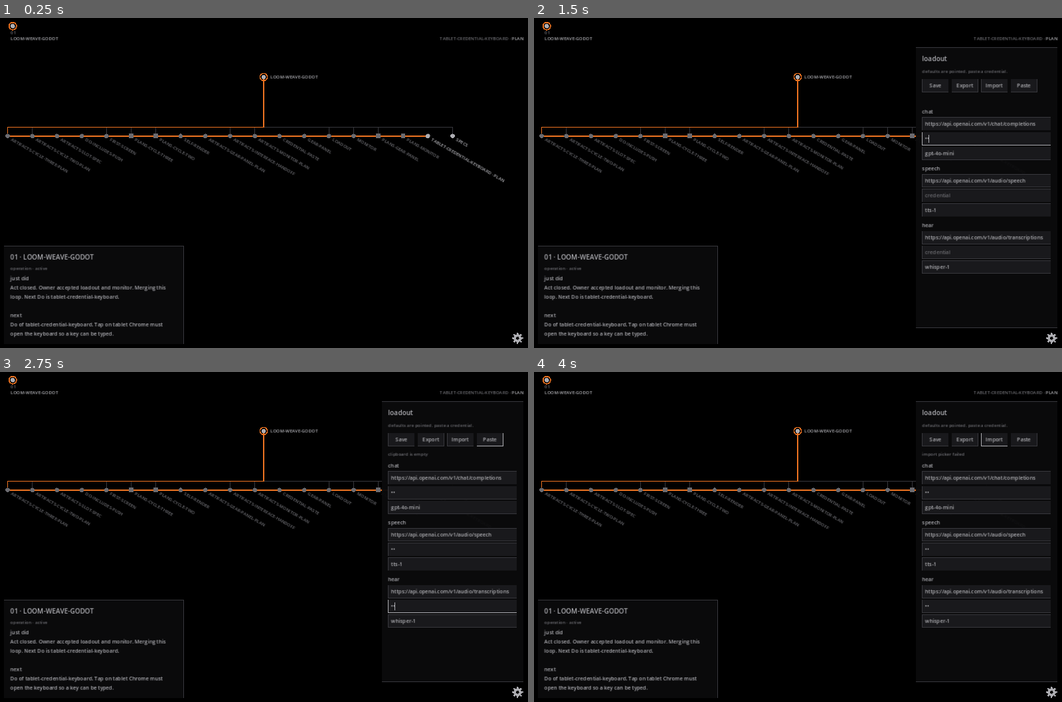
Above: before the commit, frames 1-4 (two rows, left to right).
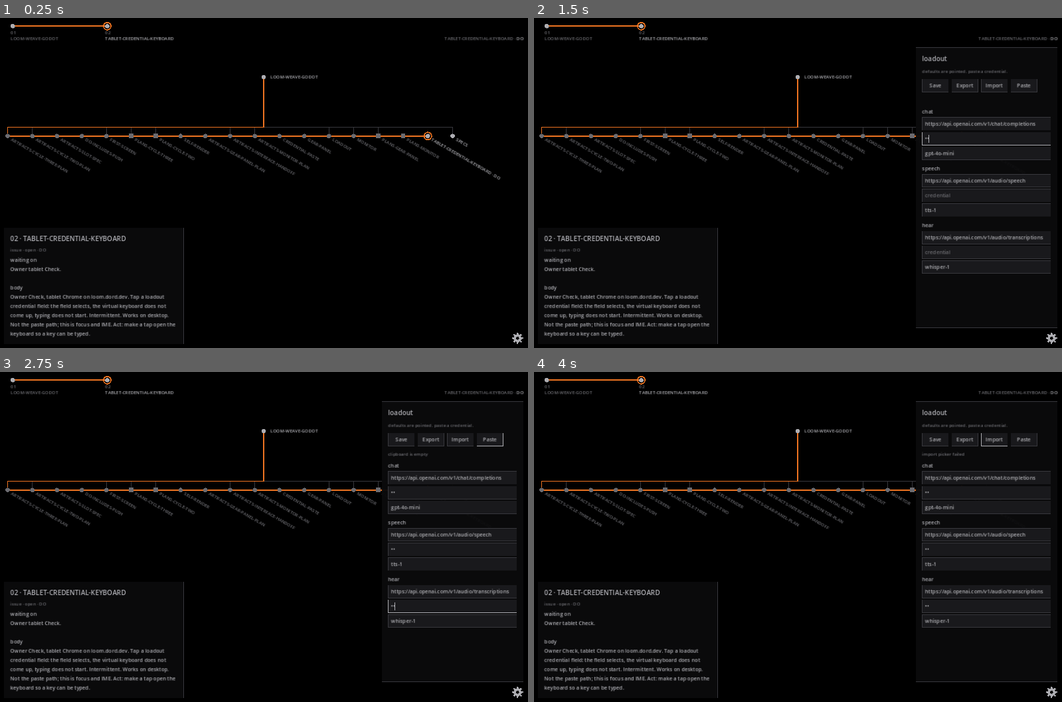
Above: after the commit, the same moments.

Repository: AutomatedPOS/loom-weave-godot
Game: Godot game, scene res://weave/Main.tscn
The game is run twice, just before and just after one commit, with the same random seed, the same clock (stepped at 60 frames per second) and the same inputs.
Inputs (mouse positions are in pixels of both pictures, inside the frame that each line leads up to):
- Up to frame 1 (0.25 s): no input
- Up to frame 2 (1.5 s): click (1051, 338) at 0.5 s; click (988, 140) at 1.27 s; type "12" at 1.35 s
- Up to frame 3 (2.75 s): click (454, 550) at 1.5 s; type "12" at 1.58 s; click (454, 606) at 1.73 s; type "12" at 1.82 s; click "Paste" at 2 s
- Up to frame 4 (4 s): click "Export" at 2.75 s; click "Import" at 3.5 s

The runs differ from the first frame. In frame 1, 2.3% of the frame differs, in the area x 0-100%, y 1-97%; in frame 2, 2.3%; in frame 3, 2.3%; in frame 4, 2.3%.

Commit message:
Open the tablet keyboard: a real input over the loadout field.
Canvas LineEdit selects and does not type. Same tap focuses a
page input. Secret stays secret. Nothing logs the key.

Co-authored-by: automatedpos <automatedpos@gmail.com>

Diff:
--- a/issues/tablet-credential-keyboard/thread.json
+++ b/issues/tablet-credential-keyboard/thread.json
@@ -6,11 +6,11 @@
   "state": "open",
   "isPartOf": "65d82731-e9c3-451a-a223-be0bb4d56b06",
   "body": "Owner Check, tablet Chrome on loom.dord.dev. Tap a loadout credential field: the field selects, the virtual  …(183 unchanged characters)…
-  "waitingOn": "Next Do.",
+  "waitingOn": "Owner tablet Check.",
   "props": [
     {
       "name": "pdca",
-      "value": "plan"
+      "value": "do"
     }
   ],
   "sourceVerified": false
--- a/thread.json
+++ b/thread.json
@@ -5,7 +5,7 @@
   "actualStart": "2026-09-03",
   "state": "active",
   "isPartOf": "",
-  "justDid": "Act closed. Owner accepted loadout and monitor. Merging this loop. Next Do is tablet-credential-keyboard.",
-  "next": "Do of tablet-credential-keyboard. Tap on tablet Chrome must open the keyboard so a key can be typed.",
+  "justDid": "Do of tablet-credential-keyboard: web IME overlay. A tap focuses a real page input so the tablet keyboard opens.",
+  "next": "Owner Check on a tablet. Tap a credential. Keyboard must come up. Type a key. Save.",
   "sourceVerified": false
 }
--- a/weave/LoadoutPanel.gd
+++ b/weave/LoadoutPanel.gd
@@ -20,6 +20,12 @@
 var _web_paste: JavaScriptObject
 var _web_paste_text_cb: JavaScriptObject
 var _web_paste_fail_cb: JavaScriptObject
+
+# Web IME: a real <input> over the focused field so the tablet
+# keyboard opens. Godot's canvas LineEdit selects and does not type.
+var _web_ime: JavaScriptObject
+var _web_ime_text_cb: JavaScriptObject
+var _ime_edit: LineEdit
 
 const PASTED := "pasted. Save to keep it on this browser."
 const PASTE_EMPTY := "clipboard is empty"
@@ -35,6 +41,7 @@
 	_reload_from_store()
 	if _is_web():
 		_web_paste_setup()
+		_web_ime_setup()
 
 
 func toggle() -> void:
@@ -51,6 +58,7 @@
 
 func close() -> void:
 	visible = false
+	_web_ime_hide()
 	_note("")
 
 
@@ -84,6 +92,8 @@
 	offset_top = -(h + bottom)
 	offset_right = -inset
 	offset_bottom = -bottom
+	if _ime_edit:
+		_web_ime_show(_ime_edit)
 
 
 func _reload_from_store() -> void:
@@ -133,7 +143,9 @@
 		col.add_child(section)
 		_sections[cap] = section
 		for field in Loadout.FIELDS:
-			section.edit(field).gui_input.connect(_on_edit_input)
+			var e := section.edit(field)
+			e.gui_input.connect(_on_edit_input.bind(e))
+			e.focus_entered.connect(_web_ime_show.bind(e))
 
 
 func _label(text: String, variation: StringName) -> Label:
@@ -277,6 +289,7 @@
 		target.text = clean
 		target.grab_focus()
 		target.caret_column = target.text.length()
+	_web_ime_show(target)
 	_note(PASTED)
 
 
@@ -302,11 +315,23 @@
 ## Godot's web LineEdit pastes a stale copy of the clipboard on
 ## Ctrl/Cmd+V. The browser paste event carries the real text, so on
 ## web that event feeds paste_text and the built-in action is dropped.
-func _on_edit_input(event: InputEvent) -> void:
+## A tap selects the field and does not open the tablet keyboard;
+## that same gesture attaches a real page input over the field.
+func _on_edit_input(event: InputEvent, edit: LineEdit) -> void:
 	if not _is_web():
 		return
 	if event is InputEventKey and event.is_action(&"ui_paste") and event.is_pressed():
 		accept_event()
+		return
+	if not visible:
+		return
+	var tap := false
+	if event is InputEventScreenTouch and event.pressed:
+		tap = true
+	elif event is InputEventMouseButton and event.pressed and event.button_index == MOUSE_BUTTON_LEFT:
+		tap = true
+	if tap:
+		_web_ime_show(edit)
 
 
 static func _is_web() -> bool:
@@ -395,6 +420,114 @@
 	_note(PASTE_BLOCKED)
 
 
+# --- web IME: real <input> so a tablet tap opens the keyboard ---------------
+#
+# The canvas LineEdit takes focus and draws a caret. Chrome on a
+# tablet does not open the virtual keyboard for a canvas. A page
+# <input> focused in the same tap does. Font size 16px; smaller
+# and mobile Chrome zooms or refuses the keyboard. The input sits
+# on the field. Keystrokes never get logged.
+
+const WEB_IME_JS := """
+(function () {
+	if (window.loomIme) { return; }
+	var input = document.createElement("input");
+	input.autocomplete = "off";
+	input.autocorrect = "off";
+	input.autocapitalize = "none";
+	input.spellcheck = false;
+	input.style.position = "fixed";
+	input.style.zIndex = "2147483647";
+	input.style.border = "none";
+	input.style.outline = "none";
+	input.style.padding = "0 8px";
+	input.style.margin = "0";
+	input.style.borderRadius = "0";
+	input.style.fontSize = "16px";
+	input.style.fontFamily = "sans-serif";
+	input.style.left = "-9999px";
+	input.style.top = "0";
+	input.style.width = "1px";
+	input.style.height = "1px";
+	document.body.appendChild(input);
+	var p = { onText: null };
+	p.show = function (vx, vy, vw, vh, vpw, vph, text, secret, bg, fg) {
+		var c = document.querySelector("canvas");
+		if (!c) { return; }
+		var br = c.getBoundingClientRect();
+		var x = br.left + (vx / vpw) * br.width;
+		var y = br.top + (vy / vph) * br.height;
+		var w = (vw / vpw) * br.width;
+		var h = (vh / vph) * br.height;
+		input.style.background = bg;
+		input.style.color = fg;
+		input.style.caretColor = fg;
+		input.type = secret ? "password" : "text";
+		input.value = text || "";
+		input.style.left = x + "px";
+		input.style.top = y + "px";
+		input.style.width = Math.max(8, w) + "px";
+		input.style.height = Math.max(16, h) + "px";
+		input.focus();
+		var n = input.value.length;
+		try { input.setSelectionRange(n, n); } catch (e) {}
+	};
+	p.hide = function () {
+		input.blur();
+		input.style.left = "-9999px";
+		input.style.width = "1px";
+		input.style.height = "1px";
+	};
+	p.set = function (text) {
+		input.value = text || "";
+	};
+	input.addEventListener("input", function () {
+		if (p.onText) { p.onText(String(input.value || "")); }
+	});
+	window.loomIme = p;
+})();
+"""
+
+
+func _web_ime_setup() -> void:
+	JavaScriptBridge.eval(WEB_IME_JS, true)
+	_web_ime = JavaScriptBridge.get_interface("loomIme")
+	if _web_ime == null:
+		return
+	_web_ime_text_cb = JavaScriptBridge.create_callback(_on_web_ime_text)
+	_web_ime.onText = _web_ime_text_cb
+
+
+func _web_ime_show(edit: LineEdit) -> void:
+	if not _is_web() or _web_ime == null or not visible or edit == null:
+		return
+	_ime_edit = edit
+	var r := edit.get_global_rect()
+	var vp := get_viewport().get_visible_rect().size
+	_web_ime.show(
+		r.position.x, r.position.y, r.size.x, r.size.y,
+		vp.x, vp.y, edit.text, edit.secret,
+		_css_color(LoomTokens.WELL), _css_color(LoomTokens.INK)
+	)
+
+
+func _css_color(c: Color) -> String:
+	return "#%02x%02x%02x" % [int(c.r * 255.0), int(c.g * 255.0), int(c.b * 255.0)]
+
+
+func _web_ime_hide() -> void:
+	_ime_edit = null
+	if _web_ime:
+		_web_ime.hide()
+
+
+func _on_web_ime_text(args: Array) -> void:
+	if _ime_edit == null or not visible:
+		return
+	_ime_edit.text = str(args[0]) if args.size() > 0 else ""
+	_ime_edit.caret_column = _ime_edit.text.length()
+
+
 # --- web import: browser file picker through JavaScriptBridge ---------------
 
 func _web_import() -> void:
--- a/weave/monitor_smoke.gd
+++ b/weave/monitor_smoke.gd
@@ -34,11 +34,8 @@
 		_fail("monitor focused nothing")
 		return
 	var line := monitor.pdca_line()
-	if line.find("monitor") < 0 or line.find("DO") < 0:
-		_fail("PDCA line missing monitor DO: %s" % line)
-		return
-	if line.find("loadout") < 0 or line.find("CHECK") < 0:
-		_fail("PDCA line missing loadout CHECK: %s" % line)
+	if line.find("DO") < 0:
+		_fail("PDCA line missing an open DO: %s" % line)
 		return
 	if monitor.detail_text().find("just did") < 0 and monitor.detail_text().find("body") < 0:
 		_fail("detail has no close-out")
Not shown, changed: artifacts/findings/2026-09-04-cycle-three.md
